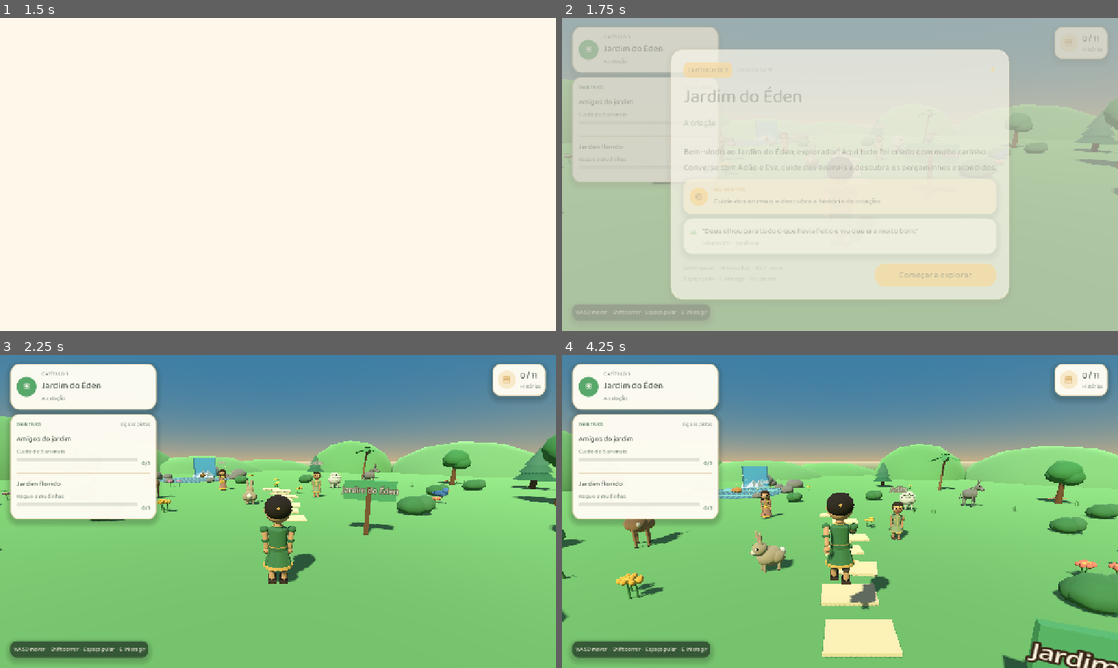
Above: before the commit, frames 1-4 (two rows, left to right).
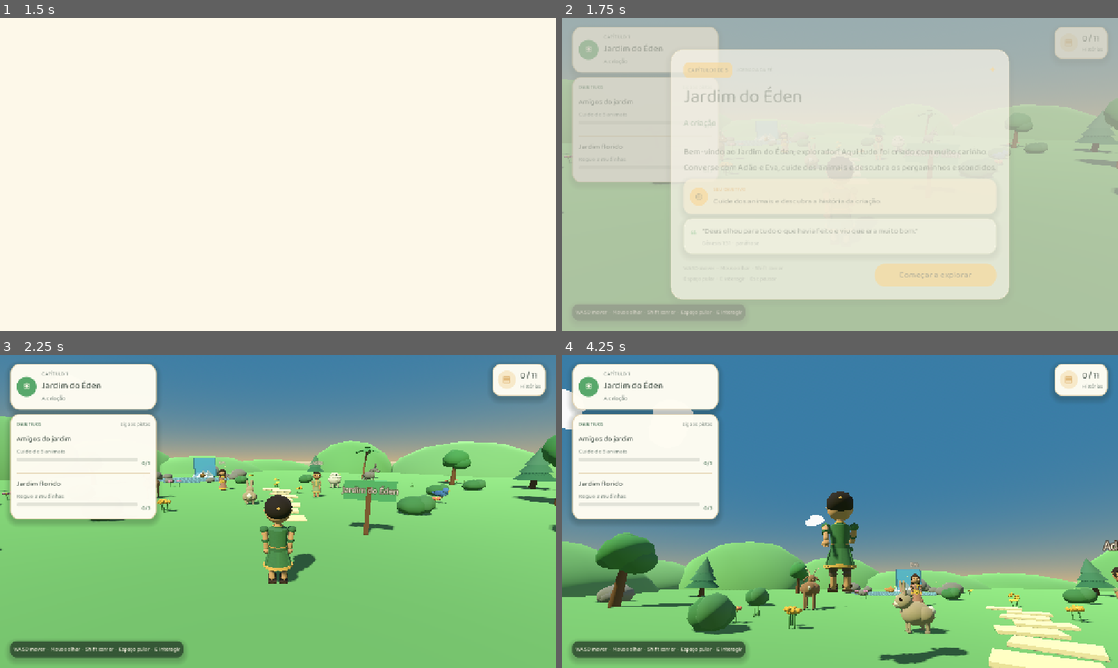
Above: after the commit, the same moments.

Repository: mateuscpa2026/aventuras-biblicas-jornada-da-fe
Game: Godot game, scene res://scenes/main.tscn
Same seed, same stepped clock (60 frames per second), same inputs: the game is played once before the commit and once after it. Sound files missing from this copy of the repository are replaced by a short silence.
Inputs (mouse positions are in pixels of both pictures, inside the frame that each line leads up to):
- Up to frame 1 (1.5 s): click "Novo jogo" at 0.5 s; click "Começar jornada" at 1.25 s
- Up to frame 2 (1.75 s): no input
- Up to frame 3 (2.25 s): click "Começar a explorar" at 2 s
- Up to frame 4 (4.25 s): tap Enter (ui_accept) at 2.75 s; move the mouse to (867, 511) at 2.77 s; hold E (interact) 2.78-3.53 s; hold W (move_forward) from 2.78 s (still down); click (867, 511) at 2.92 s; tap Space (jump) at 3.02, 3.32, 3.77, 4.07 s; move the mouse to (812, 511) at 3.52 s; tap Shift (run) at 3.6 s; click (812, 511) at 3.67 s

Frame 1 is identical in both runs. In frame 2, 0.3% of the frame differs, in the area x 9-33%, y 91-97%; in frame 3, 0.6%; in frame 4, 59%, in the area x 0-100%, y 7-100%.

Commit message:
Câmera: olhar pelo mouse mais rápido e recaptura automática
Usa _input para o mouse não ser engolido por controles, dobra a
sensibilidade base, recaptura ao voltar o foco ou clicar na tela e
mostra "Mouse olhar" na dica do HUD.

Diff:
--- a/scripts/main.gd
+++ b/scripts/main.gd
@@ -55,6 +55,7 @@
 func _ready() -> void:
 	Game.set_main(self)
 	process_mode = Node.PROCESS_MODE_ALWAYS
+	get_window().focus_entered.connect(_on_window_focus)
 	_build_world_host()
 	_build_menu_stage()
 	_build_ui()
@@ -438,6 +439,10 @@
 	else:
 		Input.mouse_mode = Input.MOUSE_MODE_VISIBLE
 
+func _on_window_focus() -> void:
+	if game_active and modal_stack.is_empty() and not _transitioning:
+		Input.mouse_mode = Input.MOUSE_MODE_CAPTURED
+
 # ------------------------------------------------------------------ menus
 
 func _on_new_game() -> void:
@@ -597,6 +602,14 @@
 	Game.go_to_menu()
 
 # ------------------------------------------------------------------ entrada
+
+func _input(event: InputEvent) -> void:
+	if _capture_mode:
+		return
+	if event is InputEventMouseButton and event.pressed and event.button_index == MOUSE_BUTTON_LEFT:
+		if game_active and modal_stack.is_empty() and not _transitioning \
+				and Input.mouse_mode != Input.MOUSE_MODE_CAPTURED:
+			_apply_mouse()
 
 func _unhandled_input(event: InputEvent) -> void:
 	if _capture_mode:
--- a/scripts/player/player_camera.gd
+++ b/scripts/player/player_camera.gd
@@ -40,11 +40,11 @@
 	rotation.y = yaw
 	pitch_pivot.rotation.x = pitch
 
-func _unhandled_input(event: InputEvent) -> void:
+func _input(event: InputEvent) -> void:
 	if not enabled or get_tree().paused:
 		return
 	if event is InputEventMouseMotion and Input.mouse_mode == Input.MOUSE_MODE_CAPTURED:
-		var sensitivity := Settings.mouse_sensitivity * 0.006
+		var sensitivity := Settings.mouse_sensitivity * 0.01
 		target_yaw -= event.relative.x * sensitivity
 		target_pitch = clampf(target_pitch - event.relative.y * sensitivity, deg_to_rad(-58.0), deg_to_rad(26.0))
 	elif event is InputEventMouseButton and event.pressed and not aiming:
--- a/scripts/ui/hud.gd
+++ b/scripts/ui/hud.gd
@@ -138,7 +138,7 @@
 	hint.offset_bottom = -24
 	hint.offset_right = 24
 	add_child(hint)
-	hint.add_child(UIKit.label("WASD mover  ·  Shift correr  ·  Espaço pular  ·  E interagir", 13, UIKit.CREAM, 500))
+	hint.add_child(UIKit.label("WASD mover  ·  Mouse olhar  ·  Shift correr  ·  Espaço pular  ·  E interagir", 13, UIKit.CREAM, 500))
 
 	_carry_panel = UIKit.panel(Color(1, 0.99, 0.95, 0.98), 16, 10, Color("#e3d2ac"))
 	_carry_panel.set_anchors_and_offsets_preset(Control.PRESET_BOTTOM_RIGHT)
